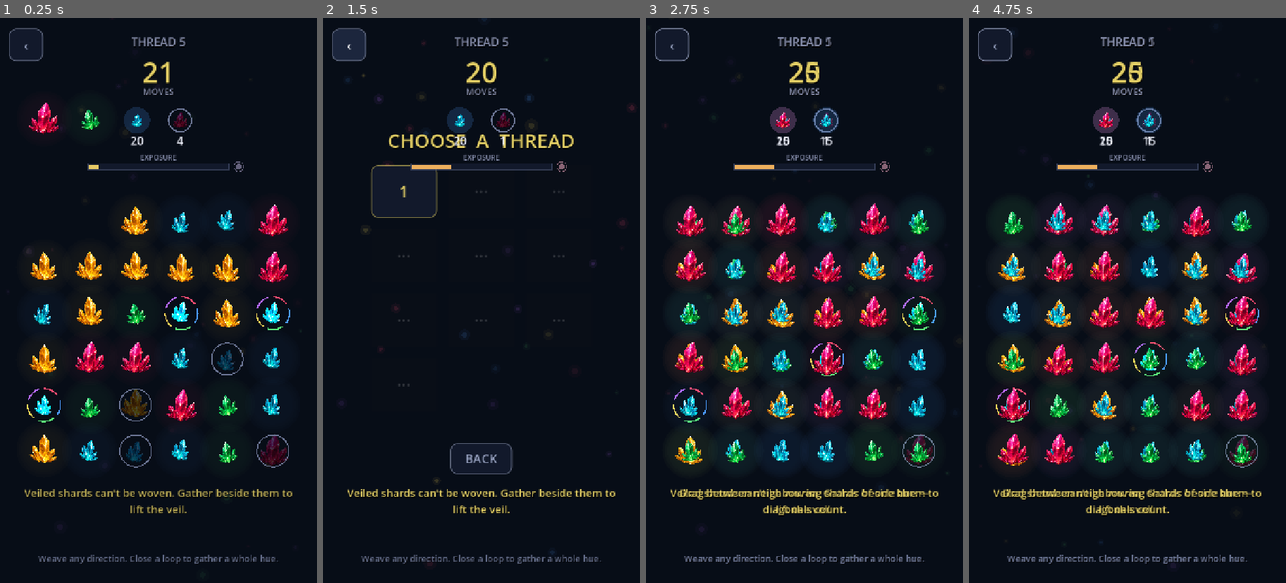
Above: before the commit, frames 1-4 (left to right).
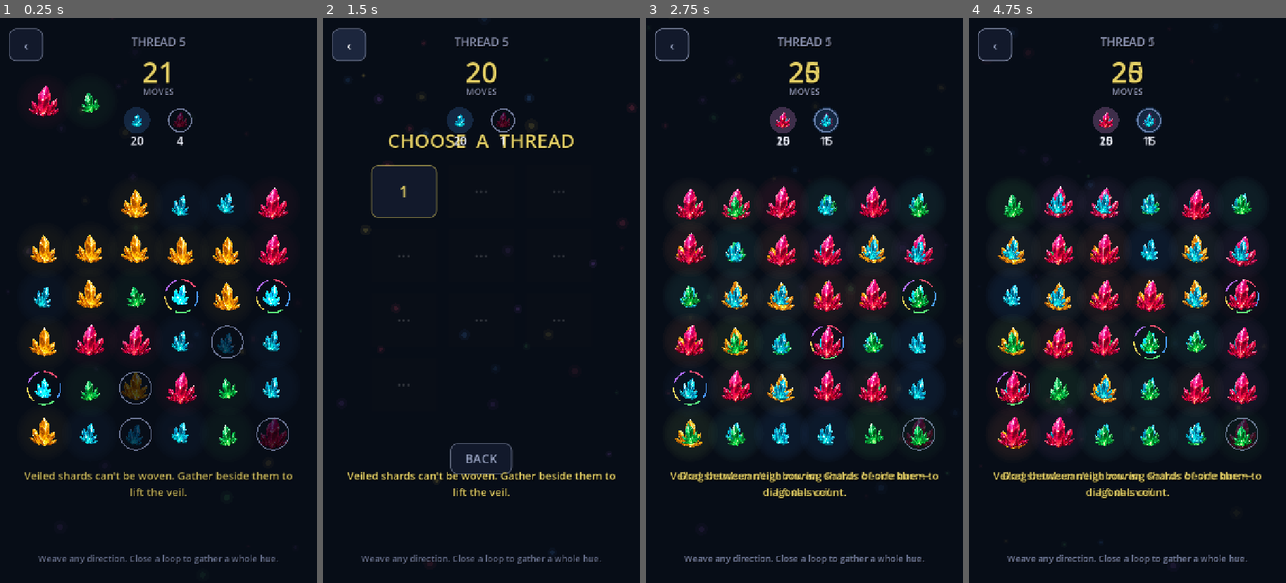
Above: after the commit, the same moments.

Repository: humeurworld-hash/fuse-drift
Game: Godot game, scene res://TestSmoke.tscn
Two runs of this game, one before a commit and one after it. Both use one fixed random seed, a clock stepped at 60 frames per second and the inputs below. This scene is started directly instead of the project's main scene.
Inputs:
- Up to frame 1 (0.25 s): no input
- Up to frame 2 (1.5 s): click "‹" at 0.5 s; click "‹" at 1.25 s
- Up to frame 3 (2.75 s): click "1" at 2 s
- Up to frame 4 (4.75 s): click "‹" at 2.75 s; click "‹" at 3.5 s; click "1" at 4.25 s

The runs differ from the first frame. In frame 1, 14% of the frame differs, in the area x 7-93%, y 12-88%; in frame 2, 1.7%; in frame 3, 17%; in frame 4, 18%, in the area x 7-93%, y 24-88%.

Commit message:
Remove the Exposure meter and Canvas scan
Mirrors the echoveil-dots/ subfolder branch. Simulation showed the scan
cost far less than a loop gained, so the intended risk/reward never
existed; cut rather than patched.

Co-Authored-By: Claude Opus 5 <noreply@anthropic.com>
Claude-Session: https://claude.ai/code/session_01GbJ5FdcyKN2fnKv4j382Ur

Diff:
--- a/scripts/game.gd
+++ b/scripts/game.gd
@@ -11,9 +11,7 @@
 #  · Meet every goal before your moves run out.
 #
 # Mechanics introduced gradually across the threads (see G.LEVELS):
-#  · EXPOSURE — gathering draws Canvas attention; loops draw much more. At
-#    capacity the Canvas sweeps the board and shrouds shards.
-#  · RESONANT shards join a thread of any hue.
+#  · RESONANT shards let a thread change hue and keep going.
 #  · ECHO shards count down each move; at zero the Loops rewind their
 #    neighbours' hues. Gather one in time for a bonus move.
 
@@ -27,13 +25,6 @@
 var moves_left := 0
 var goals := {}          # color index -> remaining motes to gather
 var veils_left := 0
-
-# Canvas attention: gathering raises Exposure; at capacity the Canvas scans
-# the board and veils shards. 0 capacity = mechanic off for this thread.
-var exposure := 0
-var exposure_max := 0
-const SCAN_VEILS := 3
-const LOOP_EXPOSURE := 6
 
 var res_chance := 0.0    # chance a spawned shard is resonant
 var echo_count := 0      # echo shards maintained on the board
@@ -58,7 +49,6 @@
 var hud: CanvasLayer
 var moves_label: Label
 var goal_chips := {}     # key (color idx or "veils") -> GoalChip
-var exposure_bar: ExposureBar
 var active_banner: Label
 
 
@@ -70,14 +60,13 @@
 	for k in level_def.goals:
 		goals[k] = level_def.goals[k]
 	veils_left = level_def.veils
-	exposure_max = level_def.get("exposure", 0)
 	res_chance = level_def.get("resonance", 0.0)
 	echo_count = level_def.get("echo", 0)
 
 	var vp := get_viewport_rect().size
 	board_origin = Vector2(
 		(vp.x - (COLS - 1) * CELL) * 0.5,
-		vp.y * 0.36
+		vp.y * 0.33
 	)
 
 	_build_backdrop()
@@ -323,10 +312,6 @@
 		tw.tween_property(d, "modulate", Color(1, 1, 1, 0), 0.16)
 		tw.chain().tween_callback(d.queue_free)
 
-	# The Canvas notices. Loops are loud.
-	if exposure_max > 0:
-		exposure += cells.size() + (LOOP_EXPOSURE if was_loop else 0)
-
 	_refresh_hud()
 	await get_tree().create_timer(0.18).timeout
 	await _collapse_and_refill()
@@ -336,9 +321,6 @@
 	# A long enough chain condenses a new resonance out of the gathered Mourk.
 	if res_chance > 0.0 and cells.size() >= CHAIN_RESONANT:
 		_form_resonant()
-
-	if exposure_max > 0 and exposure >= exposure_max:
-		await _canvas_scan()
 
 	if _goals_met():
 		_finish(true)
@@ -384,35 +366,6 @@
 						nd.bump()
 				d.echo_timer = MourkDot.ECHO_START
 			d.queue_redraw()
-
-
-func _canvas_scan() -> void:
-	# A Canvas sweep rakes the board and veils shards. Exposure resets.
-	exposure = 0
-	_show_banner("CANVAS SCAN", 1.4, Color(1.0, 0.42, 0.38), 44,
-		board_origin.y + (ROWS - 1) * CELL * 0.5 - 30.0)
-
-	var sweep := ScanSweep.new()
-	sweep.width = get_viewport_rect().size.x
-	sweep.position = Vector2(0, board_origin.y - CELL)
-	add_child(sweep)
-	var tw := create_tween()
-	tw.tween_property(sweep, "position:y", board_origin.y + ROWS * CELL, 0.55) \
-		.set_trans(Tween.TRANS_QUAD).set_ease(Tween.EASE_IN_OUT)
-	tw.tween_callback(sweep.queue_free)
-	await get_tree().create_timer(0.6).timeout
-
-	var candidates: Array = []
-	for c in COLS:
-		for r in ROWS:
-			var d: MourkDot = grid[c][r]
-			if d != null and not d.veiled and d.echo_timer <= 0:
-				candidates.append(d)
-	candidates.shuffle()
-	for i in mini(SCAN_VEILS, candidates.size()):
-		candidates[i].shroud()
-	_refresh_hud()
-	await get_tree().create_timer(0.25).timeout
 
 
 func _collapse_and_refill() -> void:
@@ -522,13 +475,6 @@
 		var vchip := GoalChip.new(0, true)
 		chips.add_child(vchip)
 		goal_chips["veils"] = vchip
-
-	if exposure_max > 0:
-		exposure_bar = ExposureBar.new(self)
-		exposure_bar.set_anchors_preset(Control.PRESET_TOP_WIDE)
-		exposure_bar.position.y = 306
-		exposure_bar.custom_minimum_size = Vector2(0, 46)
-		hud.add_child(exposure_bar)
 
 	var hint := UIH.make_label("Weave any direction. Close a loop to gather a whole hue.", 20, Color(0.42, 0.46, 0.58))
 	hint.set_anchors_preset(Control.PRESET_BOTTOM_WIDE)
@@ -574,8 +520,6 @@
 			goal_chips[k].set_remaining(maxi(veils_left, 0))
 		else:
 			goal_chips[k].set_remaining(goals[k])
-	if exposure_bar != null:
-		exposure_bar.queue_redraw()
 
 
 # ── End of level ──────────────────────────────────────────────────────────────
@@ -783,44 +727,6 @@
 				HORIZONTAL_ALIGNMENT_LEFT, -1, 30, Color(1, 1, 1, 0.92))
 
 
-class ScanSweep extends Node2D:
-	# The Canvas raking the board: a red scanning beam.
-	var width := 720.0
-
-	func _draw() -> void:
-		draw_rect(Rect2(0, -14, width, 28), Color(1.0, 0.30, 0.25, 0.10))
-		draw_rect(Rect2(0, -3, width, 6), Color(1.0, 0.42, 0.35, 0.75))
-
-
-class ExposureBar extends Control:
-	# Canvas attention meter: fills gold -> red; full = scan.
-	var game
-
-	func _init(p_game) -> void:
-		game = p_game
-		mouse_filter = Control.MOUSE_FILTER_IGNORE
-
-	func _draw() -> void:
-		var bar_w := 320.0
-		var bar_h := 14.0
-		var x := (size.x - bar_w) * 0.5
-		var y := 24.0
-		var pct: float = clampf(float(game.exposure) / float(game.exposure_max), 0.0, 1.0)
-		var f := ThemeDB.fallback_font
-		draw_string(f, Vector2(0, 16), "EXPOSURE", HORIZONTAL_ALIGNMENT_CENTER,
-			size.x, 16, Color(0.55, 0.58, 0.70))
-		# Slot
-		draw_rect(Rect2(x, y, bar_w, bar_h), Color(0.07, 0.10, 0.17))
-		draw_rect(Rect2(x, y, bar_w, bar_h), Color(0.30, 0.34, 0.46, 0.6), false, 1.5)
-		# Fill
-		if pct > 0.0:
-			var fill := G.GOLD.lerp(Color(1.0, 0.35, 0.28), pct)
-			draw_rect(Rect2(x + 2, y + 2, (bar_w - 4) * pct, bar_h - 4), fill)
-		# The eye of the Canvas, brightening as it takes interest.
-		var eye := Color(0.35, 0.38, 0.50).lerp(Color(1.0, 0.42, 0.35), pct)
-		draw_circle(Vector2(x + bar_w + 22, y + bar_h * 0.5), 7.0, eye)
-		draw_arc(Vector2(x + bar_w + 22, y + bar_h * 0.5), 11.0, 0.0, TAU, 24, eye, 1.5)
-
 
 class GoalChip extends Control:
 	var color_idx := 0
--- a/scripts/global.gd
+++ b/scripts/global.gd
@@ -34,36 +34,34 @@
 # goals: { color index -> motes to gather }.  veils: veiled motes on the board;
 # every veil must be lifted to clear the level (when veils > 0).
 # Mechanics arrive gradually as the threads progress:
-#   exposure  — Canvas attention meter capacity (0 = the Canvas isn't watching)
 #   resonance — chance a spawned shard is resonant (joins any thread)
 #   echo      — echo shards kept on the board (countdown; rewind neighbours)
 #   note      — one-line banner shown at level start when something is new
 const LEVELS := [
 	{ "moves": 25, "colors": 3, "goals": { 0: 15, 1: 15 },                       "veils": 0,
-		"exposure": 0,  "resonance": 0.0,  "echo": 0,
+		"resonance": 0.0,  "echo": 0,
 		"note": "Drag between neighbouring shards of one hue — diagonals count." },
 	{ "moves": 24, "colors": 3, "goals": { 0: 14, 1: 14, 2: 14 },                "veils": 0,
-		"exposure": 30, "resonance": 0.0,  "echo": 0,
-		"note": "The Canvas is watching. Gathering raises Exposure — loops spike it." },
+		"resonance": 0.0,  "echo": 0 },
 	{ "moves": 24, "colors": 4, "goals": { 0: 20, 3: 20 },                       "veils": 0,
-		"exposure": 30, "resonance": 0.0,  "echo": 0 },
+		"resonance": 0.0,  "echo": 0 },
 	{ "moves": 22, "colors": 4, "goals": { 0: 13, 1: 13, 2: 13, 3: 13 },         "veils": 0,
-		"exposure": 28, "resonance": 0.06, "echo": 0,
+		"resonance": 0.06, "echo": 0,
 		"note": "A resonance. Weave through one and your thread can change hue and keep going." },
 	{ "moves": 22, "colors": 4, "goals": { 1: 20 },                              "veils": 4,
-		"exposure": 28, "resonance": 0.06, "echo": 0,
+		"resonance": 0.06, "echo": 0,
 		"note": "Veiled shards can't be woven. Gather beside them to lift the veil." },
 	{ "moves": 22, "colors": 4, "goals": { 0: 16, 2: 16 },                       "veils": 6,
-		"exposure": 26, "resonance": 0.06, "echo": 0 },
+		"resonance": 0.06, "echo": 0 },
 	{ "moves": 25, "colors": 5, "goals": { 0: 15, 1: 15, 4: 15 },                "veils": 0,
-		"exposure": 26, "resonance": 0.06, "echo": 1,
+		"resonance": 0.06, "echo": 1,
 		"note": "The Loops. Echo shards rewind their neighbours — gather them in time." },
 	{ "moves": 23, "colors": 5, "goals": { 3: 18, 4: 18 },                       "veils": 6,
-		"exposure": 24, "resonance": 0.08, "echo": 1 },
+		"resonance": 0.08, "echo": 1 },
 	{ "moves": 21, "colors": 5, "goals": { 0: 11, 1: 11, 2: 11, 3: 11, 4: 11 },  "veils": 0,
-		"exposure": 24, "resonance": 0.08, "echo": 2 },
+		"resonance": 0.08, "echo": 2 },
 	{ "moves": 24, "colors": 5, "goals": { 4: 22, 0: 18 },                       "veils": 8,
-		"exposure": 22, "resonance": 0.08, "echo": 2 },
+		"resonance": 0.08, "echo": 2 },
 ]
 
 var current_level := 0
--- a/test_smoke.gd
+++ b/test_smoke.gd
@@ -114,33 +114,12 @@
 		await get_tree().process_frame
 	_check(game.moves_left == moves_before2 - 1, "touch release resolves the weave")
 
-	# Exposure: on a fresh board, push the meter to the brink and resolve;
-	# the Canvas should scan, reset the meter, and shroud exactly SCAN_VEILS.
+	# Fresh board for the remaining mechanic checks.
 	game.queue_free()
 	await get_tree().process_frame
 	game = load("res://scenes/Game.tscn").instantiate()
 	get_tree().root.add_child(game)
 	await get_tree().process_frame
-	_check(game.exposure_max > 0, "level 5 has the exposure mechanic")
-	game.exposure = game.exposure_max - 1
-	var pair3 := _find_pair(game)
-	_check(not pair3.is_empty(), "found a pair for exposure test")
-	var veiled_before := _count_veiled(game)
-	# Distinct veils only: with 8-way neighbours the woven cells share
-	# neighbours, and the board unveils each shard exactly once.
-	var lifted_cells := {}
-	for cell in pair3:
-		for n in game._neighbours(cell):
-			var nd = game._dot_at(n)
-			if nd != null and nd.veiled:
-				lifted_cells[n] = true
-	var lifted: int = lifted_cells.size()
-	await game._resolve(pair3, game._dot_at(pair3[0]).color_idx)
-	_check(game.exposure == 0, "canvas scan fired and reset exposure")
-	var expect: int = veiled_before - lifted + game.SCAN_VEILS
-	_check(_count_veiled(game) == expect,
-		"scan shrouded exactly %d shards (%d before, %d lifted, expected %d, got %d)" \
-		% [game.SCAN_VEILS, veiled_before, lifted, expect, _count_veiled(game)])
 
 	# Resonance: a resonant shard joins a thread of any hue.
 	var res_pair := []
Not shown, changed: README.md
